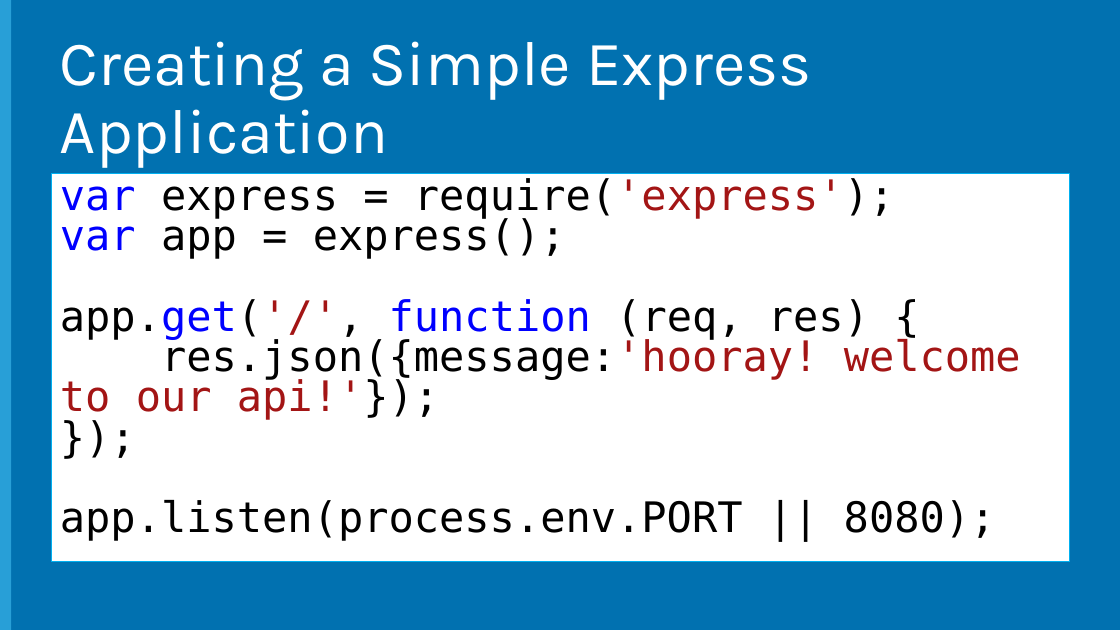
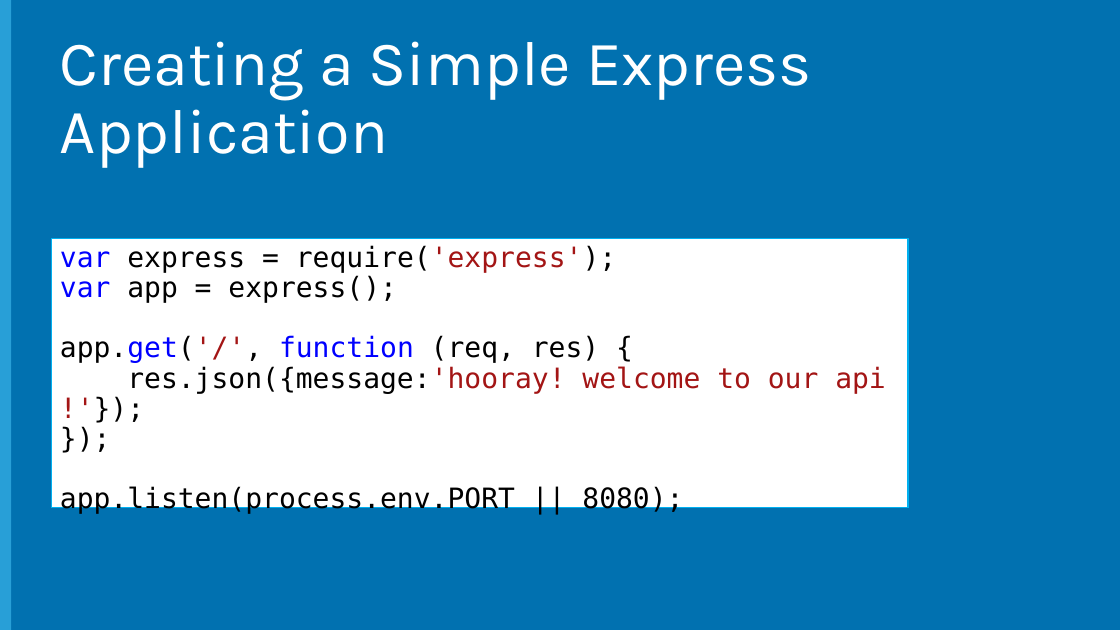
Before and after one commit to Microsoft-Web/NodeCamp, a slide deck: slide 10 of Presentation/IntroToExpress/IntroToExpress.pptx. Drawn at 1120x630 pixels with LibreOffice and Linux fonts; fonts in the diff are those of the drawing; background and template pictures are left out. Boxes give left, top, right and bottom in pixels: in the first picture for what was removed or moved away, otherwise in the second. Text is boxed around its words. In the diff, an @@ line names an element or a change of style, - is before the commit and + after.

Commit message:
Minor updates in IntroToExpress presentation

```diff
--- a/Presentation/IntroToExpress/IntroToExpress.pptx
+++ b/Presentation/IntroToExpress/IntroToExpress.pptx
@@ text "var express = require('express');": place and size @@
-text "var express = require('express');" at (51, 174, 1070, 561)
+text "var express = require('express');" at (51, 239, 908, 507)
@@ text "var express = require('express');" at (51, 239, 908, 507): size 36 to 24 pt; line spacing 0.8 to 0.9 @@
```
Also in this commit, not shown: 1 other slide changed, 7 slides removed.
